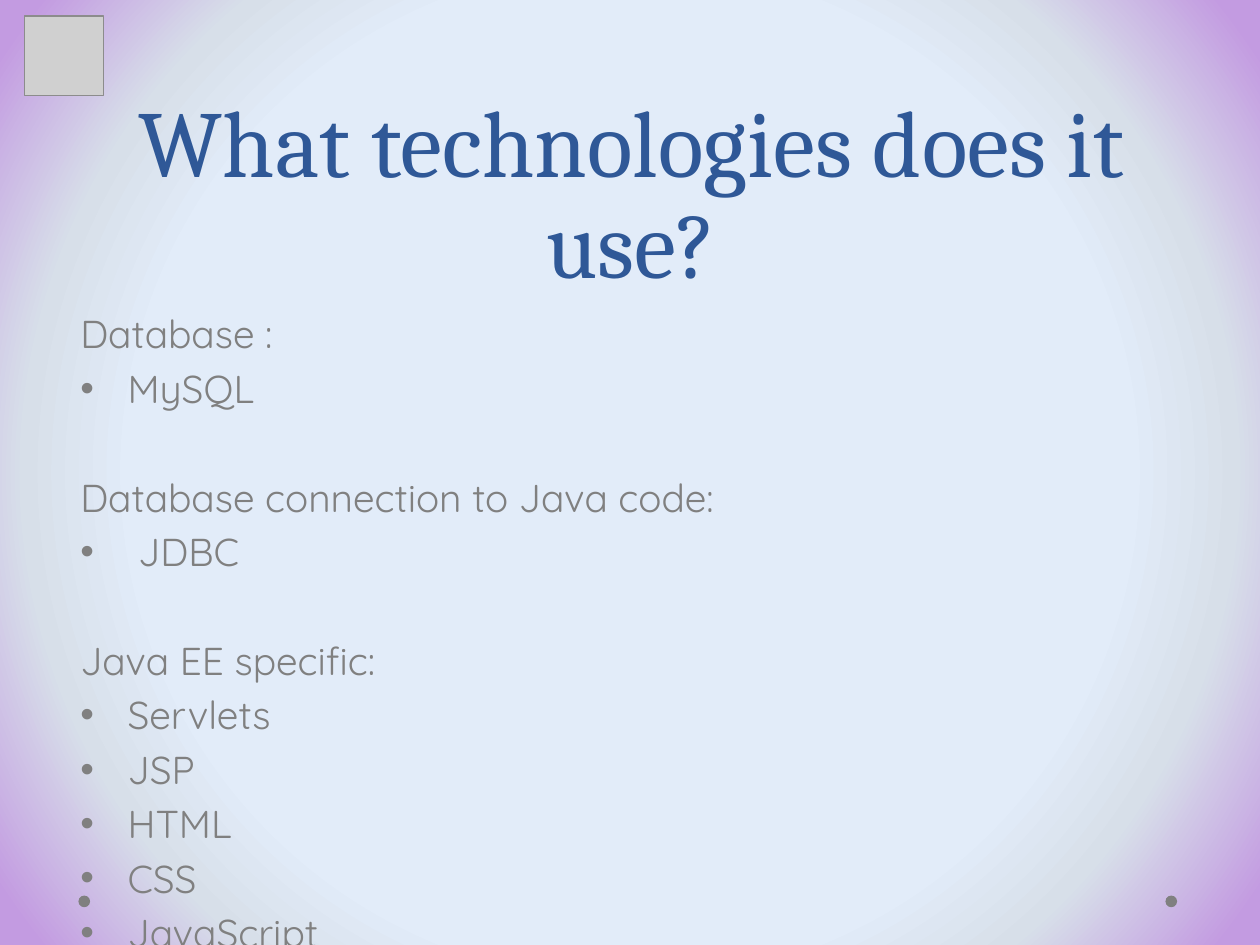
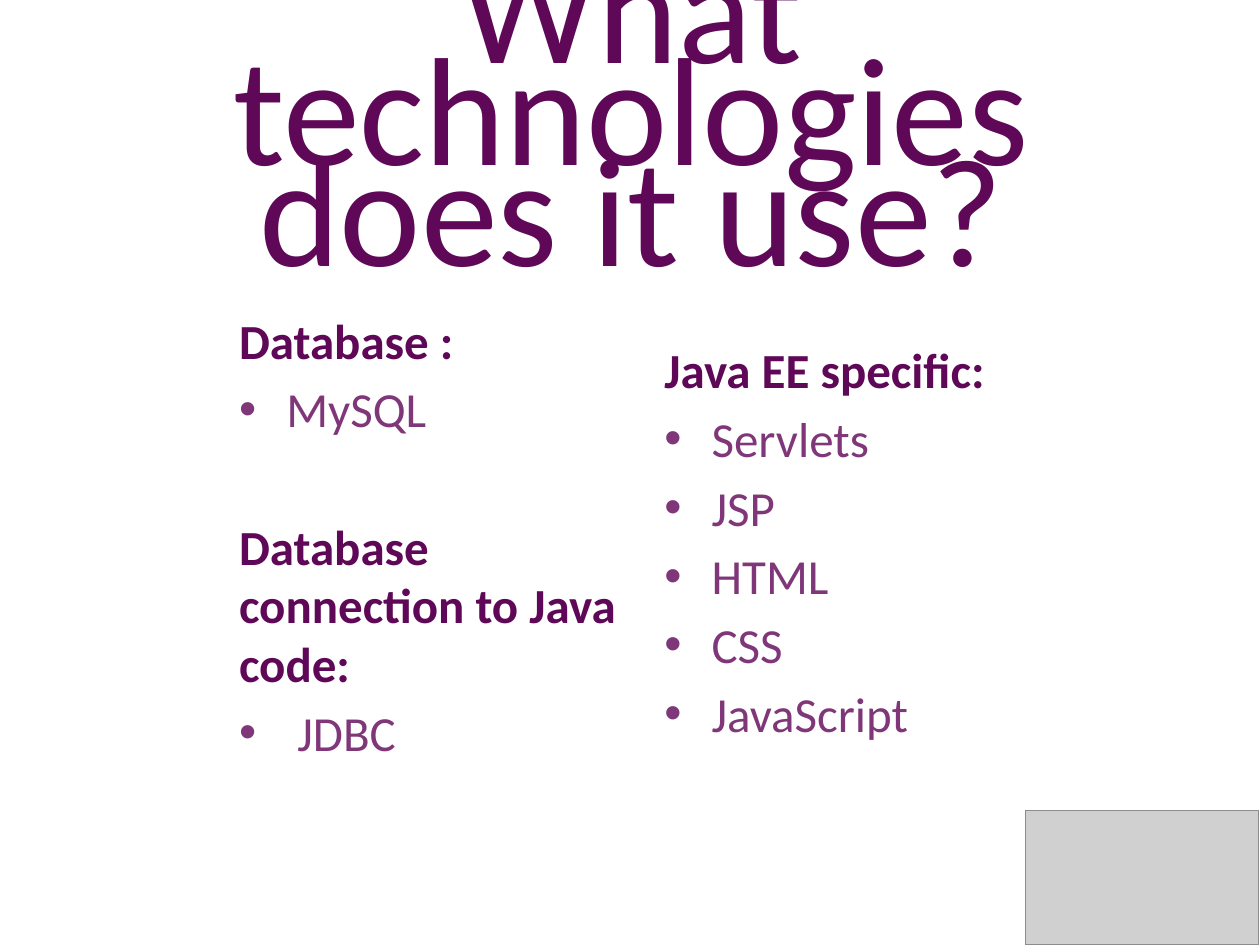
Before and after one commit to beloslava/WIFRepo, a slide deck: slide 5 of Presentation.pptx. Drawn at 1260x945 pixels with LibreOffice and Linux fonts; fonts in the diff are those of the drawing; grey boxes stand for pictures; background and template pictures are left out. Boxes give left, top, right and bottom in pixels: in the first picture for what was removed or moved away, otherwise in the second. Text is boxed around its words. In the diff, an @@ line names an element or a change of style, - is before the commit and + after.

```diff
--- a/Presentation.pptx
+++ b/Presentation.pptx
@@ background gradient #E3EDF9 to #D8E0EB to #C39BE1 to picture (left out) @@
@@ picture removed at (25,16,105,96) @@
@@ title "What technologies does it use?" at (233,0,1028,267): size 54 to 88 pt, font Cambria to Calibri, text colour #2F5897 to #5E0857 @@
@@ text "Database :": place and size @@
-text "Database :" at (80,319,713,893)
+text "Database :" at (239,324,615,752)
@@ text "Database :" at (239,324,615,752): size 22.2 to 28 pt, font Quicksand to Calibri; text colour #808080 to #5E0857, bold on in "Database :", "Database connection to Java code:"; text colour #808080 to #7F3779 in "MySQL", "JDBC"; more space between paragraphs @@
@@ text added at (664,353,985,740), 28 pt, text #7F3779 @@
+Java EE specific:
+• Servlets
+• JSP
+• HTML
+• CSS
+• JavaScript
@@ text at (80,646,376,893): paragraphs removed @@
-Java EE specific:
-• Servlets
-• JSP
-• HTML
-• CSS
-• JavaScript
@@ picture added at (1026,810,1259,945) @@
@@ ellipse removed at (78,896,89,907) @@
@@ ellipse removed at (1166,896,1177,907) @@
```
Also in this commit, not shown: 6 other slides changed.
